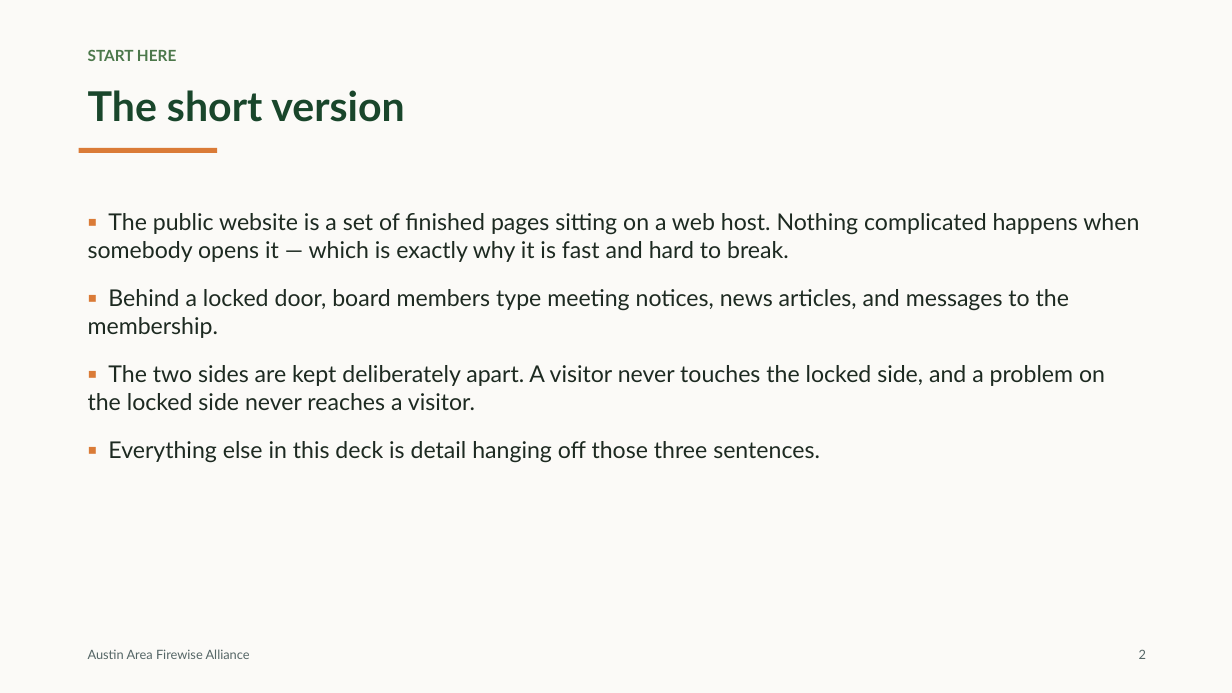
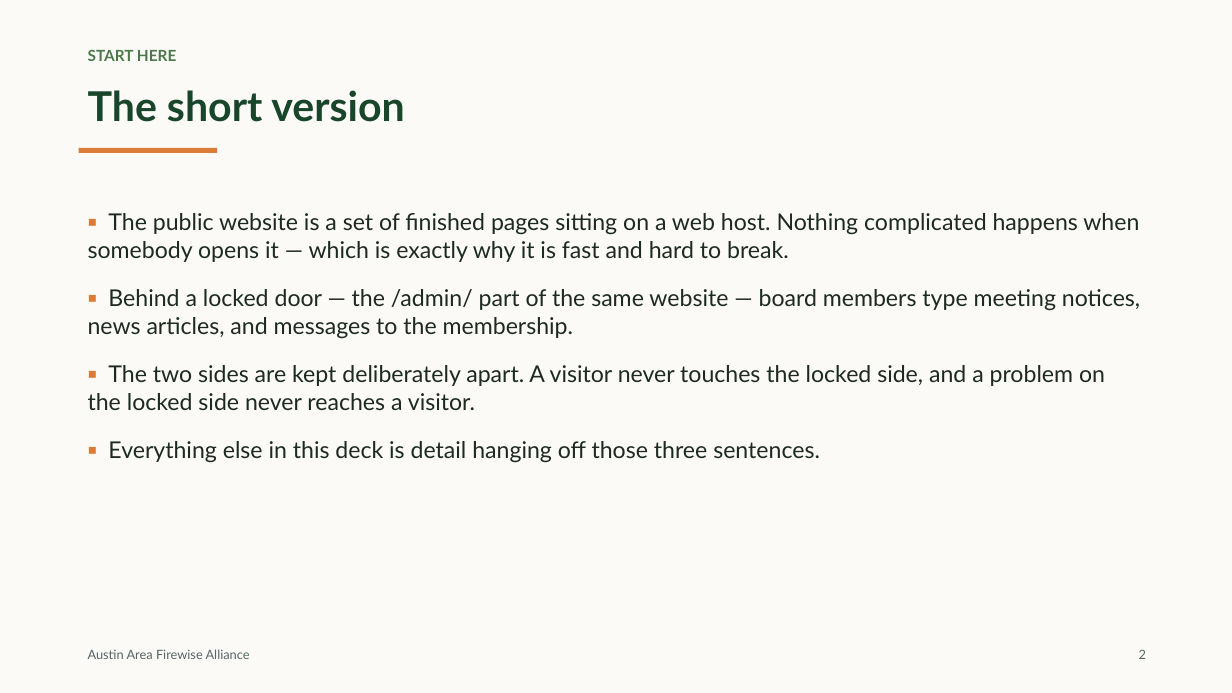
Before and after one commit to austinareafirewise/website, a slide deck: slide 2 of docs/AAFA-website-overview.pptx. Drawn at 1232x693 pixels with LibreOffice and Linux fonts; fonts in the diff are those of the drawing. Boxes give left, top, right and bottom in pixels: in the first picture for what was removed or moved away, otherwise in the second. Text is boxed around its words. In the diff, an @@ line names an element or a change of style, - is before the commit and + after.

```diff
--- a/docs/AAFA-website-overview.pptx
+++ b/docs/AAFA-website-overview.pptx
@@ text at [88,289,1140,339]: text changed @@
-▪ Behind a locked door, board members type meeting notices, news articles, and messages to the membership.
+▪ Behind a locked door — the /admin/ part of the same website — board members type meeting notices, news articles, and messages to the membership.
```
Also in this commit, not shown: 5 other slides changed, 2 other files.
